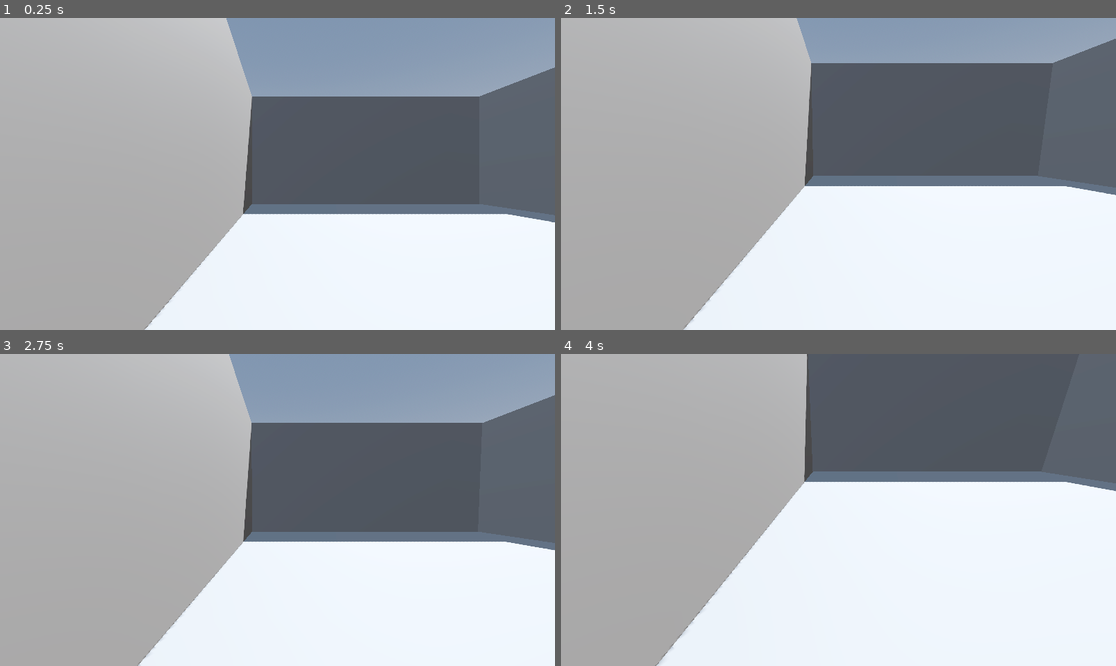
Above: before the commit, frames 1-4 (two rows, left to right).
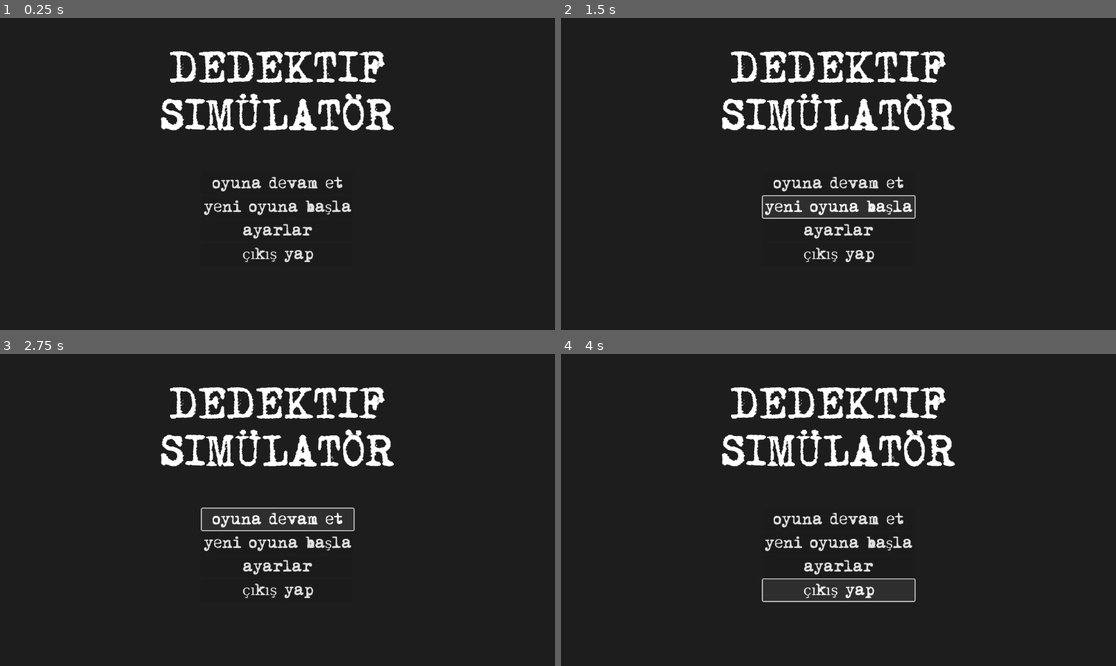
Above: after the commit, the same moments.

Repository: alperenozdnc/alnestan
Game: Godot game, scene res://scenes/main_menu.tscn
Two runs of this game, one before a commit and one after it. Both use one fixed random seed, a clock stepped at 60 frames per second and the inputs below. Before the commit the project starts from res://scenes/main.tscn.
Inputs (mouse positions are in pixels of both pictures, inside the frame that each line leads up to):
- Up to frame 1 (0.25 s): no input
- Up to frame 2 (1.5 s): click (838, 208) at 0.5 s, where only the run after the commit has a clickable "yeni oyuna başla"; click (838, 208) at 1.25 s, where only the run after the commit has a clickable "yeni oyuna başla"
- Up to frame 3 (2.75 s): click (277, 519) at 2 s, where only the run after the commit has a clickable "oyuna devam et"
- Up to frame 4 (4 s): click (838, 566) at 2.75 s, where only the run after the commit has a clickable "ayarlar"; click (838, 591) at 3.5 s, where only the run after the commit has a clickable "çıkış yap"

The runs differ from the first frame. In frame 1, 100% of the frame differs, in the area x 0-100%, y 0-100%; in frame 2, 100%; in frame 3, 100%; in frame 4, 100%.

Commit message:
chore(game): set main menu as root scene

Diff:
--- a/source/project.godot
+++ b/source/project.godot
@@ -11,7 +11,7 @@
 [application]
 
 config/name="Detective Game"
-run/main_scene="res://scenes/main.tscn"
+run/main_scene="uid://qh7qnm5nbd6v"
 config/features=PackedStringArray("4.5", "Forward Plus")
 config/icon="res://icon.svg"
 
